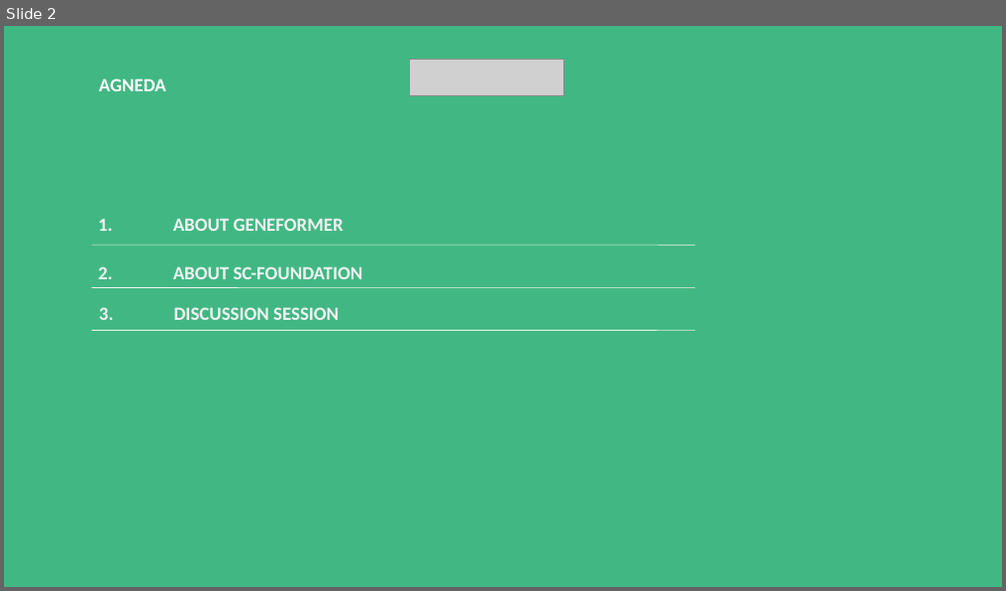
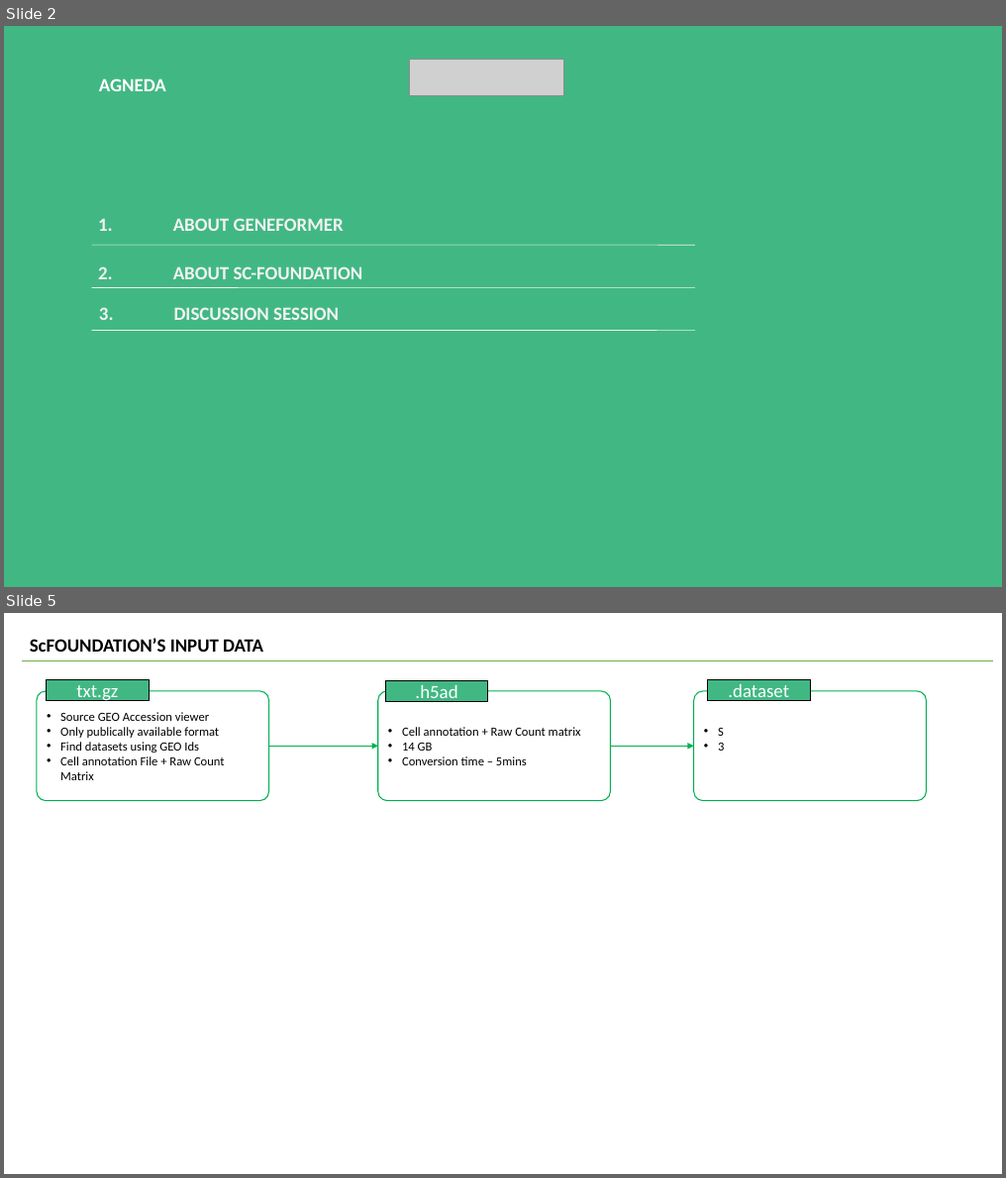
Before and after one commit to v-dev688/presentations, a slide deck: Biomedical Foundation Models into TBDSS.pptx. Shown one above the other, each under a label of ours: slide 2 before the commit, slides 2 and 5 after it; the slides between them are not shown. The pictures are 1006x591 and 1006x1178 pixels, drawn with LibreOffice and Linux fonts; fonts in the diff are those of the drawing; grey boxes stand for pictures. Boxes give left, top, right and bottom in pixels: in the first picture for what was removed or moved away, otherwise in the second. Text is boxed around its words. In the diff, an @@ line names an element or a change of style, - is before the commit and + after.

```diff
--- a/Biomedical Foundation Models into TBDSS.pptx
+++ b/Biomedical Foundation Models into TBDSS.pptx
@@ slide 5 added at (x1=4, y1=613, x2=1002, y2=1174), background #FFFFFF @@
@@ text added at (x1=30, y1=638, x2=263, y2=652), 18 pt, text #000000, bold @@
+ScFOUNDATION’S INPUT DATA
@@ line added from (22, 661) to (993, 661), #70AD47 0.5 pt @@
@@ rounded rectangle added at (x1=37, y1=691, x2=269, y2=801), fill #FFFFFF, outline #00B050 1 pt, 12 pt, text #000000 @@
+• Source GEO Accession viewer
+• Only publically available format
+• Find datasets using GEO Ids
+• Cell annotation File + Raw Count Matrix
@@ rectangle added at (x1=46, y1=680, x2=149, y2=700), fill #41B883, outline #000000 1 pt, 18 pt, text #FFFFFF @@
+txt.gz
@@ rounded rectangle added at (x1=378, y1=691, x2=611, y2=801), fill #FFFFFF, outline #00B050 1 pt, 12 pt, text #000000 @@
+• Cell annotation + Raw Count matrix
+• 14 GB
+• Conversion time – 5mins
@@ rectangle added at (x1=386, y1=681, x2=488, y2=701), fill #41B883, outline #000000 1 pt, 18 pt, text #FFFFFF @@
+.h5ad
@@ rounded rectangle added at (x1=694, y1=691, x2=927, y2=801), fill #FFFFFF, outline #00B050 1 pt, 12 pt, text #000000 @@
+• S
+• 3
@@ rectangle added at (x1=708, y1=680, x2=810, y2=700), fill #41B883, outline #000000 1 pt, 18 pt, text #FFFFFF @@
+.dataset
@@ arrow added from (269, 747) to (378, 747), #00B050 0.5 pt @@
@@ arrow added from (611, 747) to (694, 747), #00B050 0.5 pt @@
```
Also in this commit, not shown: 1 slide changed, 1 other slide added, 2 slides removed.
